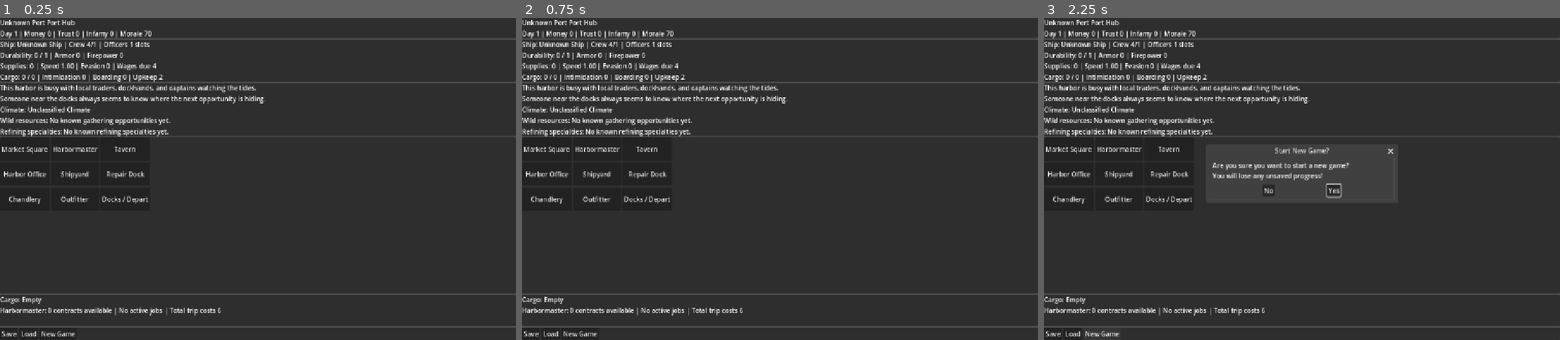
Above: before the commit, frames 1-3 (left to right).
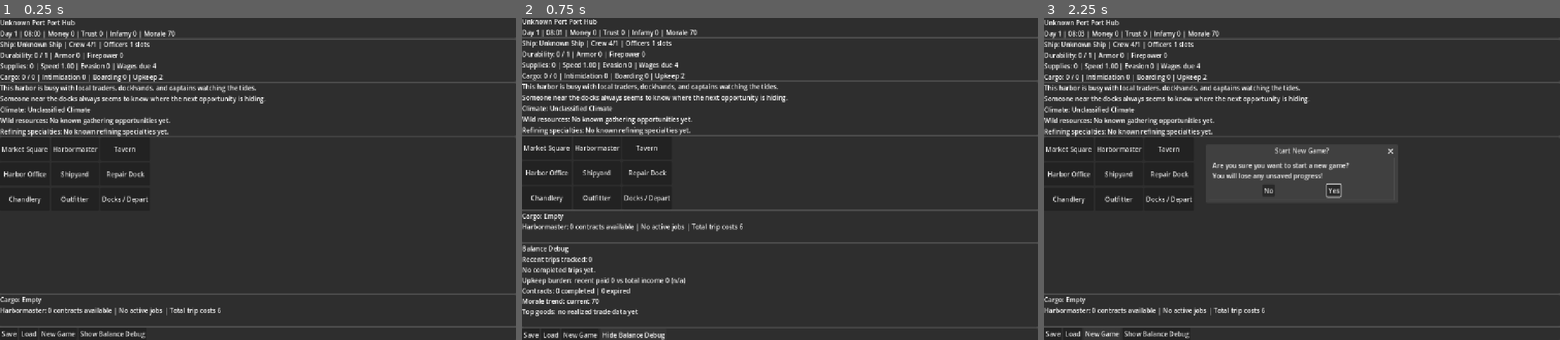
Above: after the commit, the same moments.

Repository: nwrowe/project-northwind
Game: Godot game, scene res://scenes/port/PortScreen.tscn
Same seed, same stepped clock (60 frames per second), same inputs: the game is played once before the commit and once after it. This scene is started directly instead of the project's main scene.
Inputs (mouse positions are in pixels of both pictures, inside the frame that each line leads up to):
- Up to frame 1 (0.25 s): no input
- Up to frame 2 (0.75 s): click (635, 333) at 0.5 s, where only the run after the commit has a clickable "Show Balance Debug"
- Up to frame 3 (2.25 s): click (1157, 333) at 1.25 s, where only the run after the commit has a clickable "Hide Balance Debug"; click "New Game" at 2 s

The runs differ from the first frame. In frame 1, 0.5% of the frame differs, in the area x 4-34%, y 3-100%; in frame 2, 10%, in the area x 0-100%, y 0-100%; in frame 3, 0.5%.

Commit message:
Add game clock and scrollable debug panel

Diff:
--- a/autoload/GameState.gd
+++ b/autoload/GameState.gd
@@ -1,4 +1,11 @@
 extends Node
+
+const RECENT_TRIP_LIMIT := 12
+const RECENT_MORALE_LIMIT := 24
+const GAME_SECONDS_PER_DAY := 86400.0
+const REAL_SECONDS_PER_GAME_DAY := 900.0
+const GAME_SECONDS_PER_REAL_SECOND := GAME_SECONDS_PER_DAY / REAL_SECONDS_PER_GAME_DAY
+const START_OF_DAY_SECONDS := 8.0 * 3600.0
 
 var current_port_id: String = ""
 var money: int = 0
@@ -22,6 +29,17 @@
 var office_member: bool = false
 var office_storage_by_port: Dictionary = {}
 var morale: int = 70
+var game_time_seconds: float = START_OF_DAY_SECONDS
+
+var recent_trip_reports: Array = []
+var morale_history: Array[int] = []
+var debug_contract_success_count: int = 0
+var debug_contract_expiry_count: int = 0
+var debug_contract_income_total: int = 0
+var debug_event_income_total: int = 0
+
+func _process(delta: float) -> void:
+	advance_game_time_seconds(delta * GAME_SECONDS_PER_REAL_SECOND)
 
 func new_game() -> void:
 	current_port_id = "aurelia"
@@ -45,6 +63,15 @@
 	office_member = false
 	office_storage_by_port = {}
 	morale = 70
+	game_time_seconds = START_OF_DAY_SECONDS
+	recent_trip_reports = []
+	morale_history = []
+	debug_contract_success_count = 0
+	debug_contract_expiry_count = 0
+	debug_contract_income_total = 0
+	debug_event_income_total = 0
+	_record_morale_snapshot()
+	_sync_day_count_from_time()
 
 func to_dict() -> Dictionary:
 	return {
@@ -68,6 +95,13 @@
 		"office_member": office_member,
 		"office_storage_by_port": office_storage_by_port,
 		"morale": morale,
+		"game_time_seconds": game_time_seconds,
+		"recent_trip_reports": recent_trip_reports,
+		"morale_history": morale_history,
+		"debug_contract_success_count": debug_contract_success_count,
+		"debug_contract_expiry_count": debug_contract_expiry_count,
+		"debug_contract_income_total": debug_contract_income_total,
+		"debug_event_income_total": debug_event_income_total,
 	}
 
 func load_from_dict(data: Dictionary) -> void:
@@ -92,6 +126,16 @@
 	office_member = bool(data.get("office_member", false))
 	office_storage_by_port = data.get("office_storage_by_port", {})
 	morale = int(data.get("morale", 70))
+	game_time_seconds = float(data.get("game_time_seconds", START_OF_DAY_SECONDS + max(0, day_count - 1) * GAME_SECONDS_PER_DAY))
+	recent_trip_reports = data.get("recent_trip_reports", [])
+	morale_history = Array(data.get("morale_history", []), TYPE_INT, "", null)
+	debug_contract_success_count = int(data.get("debug_contract_success_count", 0))
+	debug_contract_expiry_count = int(data.get("debug_contract_expiry_count", 0))
+	debug_contract_income_total = int(data.get("debug_contract_income_total", 0))
+	debug_event_income_total = int(data.get("debug_event_income_total", 0))
+	if morale_history.is_empty():
+		_record_morale_snapshot()
+	_sync_day_count_from_time()
 
 func _normalize_active_contracts(raw_contracts: Array) -> Array:
 	var normalized: Array = []
@@ -116,6 +160,32 @@
 				"delivery_bonus": int(entry.get("delivery_bonus", 0)),
 			})
 	return normalized
+
+func advance_game_time_seconds(seconds: float) -> void:
+	if seconds <= 0.0:
+		return
+	game_time_seconds += seconds
+	_sync_day_count_from_time()
+
+func advance_game_time_days(days: float) -> void:
+	if days <= 0.0:
+		return
+	advance_game_time_seconds(days * GAME_SECONDS_PER_DAY)
+
+func _sync_day_count_from_time() -> void:
+	day_count = 1 + int(floor(game_time_seconds / GAME_SECONDS_PER_DAY))
+
+func get_time_of_day_seconds() -> int:
+	return int(fposmod(game_time_seconds, GAME_SECONDS_PER_DAY))
+
+func get_clock_string() -> String:
+	var seconds_of_day: int = get_time_of_day_seconds()
+	var hours: int = int(seconds_of_day / 3600)
+	var minutes: int = int((seconds_of_day % 3600) / 60)
+	return "%02d:%02d" % [hours, minutes]
+
+func get_day_and_time_string() -> String:
+	return "Day %d | %s" % [day_count, get_clock_string()]
 
 func get_ship_def() -> Dictionary:
 	return GameData.get_ship(ship_id)
@@ -209,6 +279,7 @@
 	return get_crew_wages_due() + get_officer_wages_due() + get_ship_upkeep_due()
 func change_morale(delta: int) -> void:
 	morale = clamp(morale + delta, 0, 100)
+	_record_morale_snapshot()
 func process_trip_costs() -> Dictionary:
 	var crew_wages: int = get_crew_wages_due()
 	var officer_wages: int = get_officer_wages_due()
@@ -240,6 +311,105 @@
 	change_morale(-loss * 2)
 	return previous - crew_count
 
+func record_trip_report(report: Dictionary) -> void:
+	recent_trip_reports.append(report)
+	if recent_trip_reports.size() > RECENT_TRIP_LIMIT:
+		recent_trip_reports = recent_trip_reports.slice(recent_trip_reports.size() - RECENT_TRIP_LIMIT, recent_trip_reports.size())
+
+func record_contract_completed(payout_total: int) -> void:
+	debug_contract_success_count += 1
+	debug_contract_income_total += max(0, payout_total)
+
+func record_contract_expired() -> void:
+	debug_contract_expiry_count += 1
+
+func get_balance_debug_report() -> String:
+	var lines: Array[String] = []
+	var trip_count: int = recent_trip_reports.size()
+	lines.append("Recent trips tracked: %d" % trip_count)
+
+	if trip_count == 0:
+		lines.append("No completed trips yet.")
+	else:
+		var total_delta: int = 0
+		var total_upkeep_paid: int = 0
+		var total_morale_delta: int = 0
+		var best_delta: int = -999999
+		var worst_delta: int = 999999
+		var positive_trips: int = 0
+		for report in recent_trip_reports:
+			var money_delta: int = int(report.get("money_delta", 0))
+			total_delta += money_delta
+			total_upkeep_paid += int(report.get("upkeep_paid", 0))
+			total_morale_delta += int(report.get("morale_after", 0)) - int(report.get("morale_before", 0))
+			best_delta = max(best_delta, money_delta)
+			worst_delta = min(worst_delta, money_delta)
+			if money_delta >= 0:
+				positive_trips += 1
+		var last_trip: Dictionary = recent_trip_reports.back()
+		lines.append("Trip Δmoney avg %d | best %d | worst %d | positive %d/%d" % [int(round(float(total_delta) / float(trip_count))), best_delta, worst_delta, positive_trips, trip_count])
+		lines.append("Last trip: %s -> %s | Δmoney %d | upkeep paid %d" % [str(last_trip.get("from_port_name", "?")), str(last_trip.get("to_port_name", "?")), int(last_trip.get("money_delta", 0)), int(last_trip.get("upkeep_paid", 0))])
+		lines.append("Recent upkeep avg %d/trip | morale Δ avg %d/trip" % [int(round(float(total_upkeep_paid) / float(trip_count))), int(round(float(total_morale_delta) / float(trip_count)))])
+
+	var trade_sell_income: int = 0
+	var profit_by_good: Dictionary = {}
+	for entry in market_trade_log:
+		var entry_type: String = str(entry.get("type", ""))
+		var good_id: String = str(entry.get("good_id", ""))
+		var total_value: int = int(entry.get("price", 0)) * int(entry.get("quantity", 0))
+		if entry_type == "buy":
+			profit_by_good[good_id] = int(profit_by_good.get(good_id, 0)) - total_value
+		elif entry_type == "sell":
+			trade_sell_income += total_value
+			profit_by_good[good_id] = int(profit_by_good.get(good_id, 0)) + total_value
+
+	var total_income: int = trade_sell_income + debug_contract_income_total + debug_event_income_total
+	var upkeep_paid_total: int = 0
+	for report in recent_trip_reports:
+		upkeep_paid_total += int(report.get("upkeep_paid", 0))
+	var burden_text := "n/a"
+	if total_income > 0:
+		burden_text = "%d%%" % int(round((float(upkeep_paid_total) / float(total_income)) * 100.0))
+	lines.append("Upkeep burden: recent paid %d vs total income %d (%s)" % [upkeep_paid_total, total_income, burden_text])
+	lines.append("Contracts: %d completed | %d expired" % [debug_contract_success_count, debug_contract_expiry_count])
+
+	if morale_history.is_empty():
+		lines.append("Morale trend: current %d" % morale)
+	else:
+		var min_morale: int = morale_history[0]
+		var max_morale: int = morale_history[0]
+		var total_morale: int = 0
+		for morale_value in morale_history:
+			min_morale = min(min_morale, int(morale_value))
+			max_morale = max(max_morale, int(morale_value))
+			total_morale += int(morale_value)
+		lines.append("Morale trend: current %d | avg %d | min %d | max %d" % [morale, int(round(float(total_morale) / float(morale_history.size()))), min_morale, max_morale])
+
+	var good_entries: Array[Dictionary] = []
+	for good_id in profit_by_good.keys():
+		good_entries.append({"good_id": str(good_id), "profit": int(profit_by_good[good_id])})
+	good_entries.sort_custom(_sort_good_entries_desc)
+	if good_entries.is_empty():
+		lines.append("Top goods: no realized trade data yet")
+	else:
+		var parts: Array[String] = []
+		for i in range(min(3, good_entries.size())):
+			var good_entry: Dictionary = good_entries[i]
+			var good_name: String = str(GameData.get_good(str(good_entry.get("good_id", ""))).get("name", str(good_entry.get("good_id", ""))))
+			var profit: int = int(good_entry.get("profit", 0))
+			parts.append("%s %s%d" % [good_name, "+" if profit >= 0 else "", profit])
+		lines.append("Top goods: %s" % ", ".join(parts))
+
+	return "\n".join(lines)
+
+func _sort_good_entries_desc(a: Dictionary, b: Dictionary) -> bool:
+	return int(a.get("profit", 0)) > int(b.get("profit", 0))
+
+func _record_morale_snapshot() -> void:
+	morale_history.append(morale)
+	if morale_history.size() > RECENT_MORALE_LIMIT:
+		morale_history = morale_history.slice(morale_history.size() - RECENT_MORALE_LIMIT, morale_history.size())
+
 func has_upgrade(upgrade_id: String) -> bool:
 	return upgrade_id in owned_upgrades
 func apply_upgrade(upgrade_id: String) -> void:
@@ -284,7 +454,10 @@
 func apply_event_effects(effects: Dictionary) -> void:
 	ship_durability = max(0, ship_durability - int(effects.get("durability_loss", 0)))
 	supplies -= int(effects.get("supply_loss", 0))
-	money -= int(effects.get("money_loss", 0))
+	var money_loss: int = int(effects.get("money_loss", 0))
+	if money_loss < 0:
+		debug_event_income_total += abs(money_loss)
+	money -= money_loss
 	var crew_loss: int = int(effects.get("crew_loss", 0))
 	if crew_loss > 0:
 		apply_crew_loss(crew_loss)
--- a/scenes/port/PortScreen.tscn
+++ b/scenes/port/PortScreen.tscn
@@ -160,6 +160,29 @@
 text = ""
 autowrap_mode = 3
 
+[node name="BalanceDebugPanel" type="PanelContainer" parent="VBoxContainer"]
+visible = false
+layout_mode = 2
+
+[node name="VBoxContainer" type="VBoxContainer" parent="VBoxContainer/BalanceDebugPanel"]
+layout_mode = 2
+
+[node name="TitleLabel" type="Label" parent="VBoxContainer/BalanceDebugPanel/VBoxContainer"]
+layout_mode = 2
+text = "Balance Debug"
+
+[node name="ScrollContainer" type="ScrollContainer" parent="VBoxContainer/BalanceDebugPanel/VBoxContainer"]
+layout_mode = 2
+custom_minimum_size = Vector2(0, 180)
+size_flags_vertical = 3
+
+[node name="BalanceDebugLabel" type="Label" parent="VBoxContainer/BalanceDebugPanel/VBoxContainer/ScrollContainer"]
+layout_mode = 2
+size_flags_horizontal = 3
+size_flags_vertical = 3
+text = ""
+autowrap_mode = 3
+
 [node name="FooterPanel" type="PanelContainer" parent="VBoxContainer"]
 layout_mode = 2
 
@@ -177,6 +200,10 @@
 [node name="NewGameButton" type="Button" parent="VBoxContainer/FooterPanel/HBoxContainer"]
 layout_mode = 2
 text = "New Game"
+
+[node name="BalanceDebugButton" type="Button" parent="VBoxContainer/FooterPanel/HBoxContainer"]
+layout_mode = 2
+text = "Show Balance Debug"
 
 [node name="NewGameConfirmDialog" type="ConfirmationDialog" parent="."]
 title = "Start New Game?"
--- a/scripts/systems/TravelSystem.gd
+++ b/scripts/systems/TravelSystem.gd
@@ -31,17 +31,34 @@
 func _advance_trip(route: Dictionary, supply_cost: int) -> Dictionary:
 	var from_port_id: String = GameState.current_port_id
 	var from_port: Dictionary = GameData.get_port(from_port_id)
+	var start_money: int = GameState.money
+	var start_morale: int = GameState.morale
 
 	GameState.supplies -= supply_cost
 	var trip_costs: Dictionary = GameState.process_trip_costs()
-	GameState.day_count += int(route.get("distance", 1))
+	GameState.advance_game_time_days(float(route.get("distance", 1)))
 	GameState.current_port_id = str(route.get("to", GameState.current_port_id))
-
 	var destination_port_id: String = GameState.current_port_id
 	var destination: Dictionary = GameData.get_port(destination_port_id)
+
 	var event_payload: Dictionary = event_system.roll_event(float(route.get("risk", 0.0)))
 	var triggered: bool = bool(event_payload.get("triggered", false))
 	var contract_result: Dictionary = contract_system.resolve_contracts_on_arrival()
+
+	GameState.record_trip_report({
+		"day": GameState.day_count,
+		"route_id": str(route.get("id", "")),
+		"from_port_id": from_port_id,
+		"from_port_name": str(from_port.get("name", from_port_id)),
+		"to_port_id": destination_port_id,
+		"to_port_name": str(destination.get("name", destination_port_id)),
+		"money_before": start_money,
+		"money_after": GameState.money,
+		"money_delta": GameState.money - start_money,
+		"morale_before": start_morale,
+		"morale_after": GameState.morale,
+		"upkeep_paid": int(trip_costs.get("paid", 0)),
+	})
 
 	var arrival_summary: String = _build_arrival_summary(
 		from_port.get("name", from_port_id),
@@ -55,10 +72,7 @@
 
 	return {
 		"success": true,
-		"from_port_id": from_port_id,
-		"destination_port_id": destination_port_id,
-		"route_id": str(route.get("id", "")),
-		"route_distance": int(route.get("distance", 1)),
+		"destination_port_id": GameState.current_port_id,
 		"supply_cost": supply_cost,
 		"trip_costs": trip_costs,
 		"event_triggered": triggered,
--- a/scripts/ui/PortScreen.gd
+++ b/scripts/ui/PortScreen.gd
@@ -14,6 +14,7 @@
 }
 
 var save_slot_dialog
+var balance_debug_visible: bool = false
 
 @onready var port_name_label = $VBoxContainer/HeaderPanel/VBoxContainer/PortNameLabel
 @onready var day_money_label = $VBoxContainer/HeaderPanel/VBoxContainer/DayMoneyLabel
@@ -29,6 +30,9 @@
 @onready var cargo_summary_label = $VBoxContainer/SummaryPanel/VBoxContainer/CargoSummaryLabel
 @onready var contract_summary_label = $VBoxContainer/SummaryPanel/VBoxContainer/ContractSummaryLabel
 @onready var action_status_label = $VBoxContainer/SummaryPanel/VBoxContainer/ActionStatusLabel
+@onready var balance_debug_panel = $VBoxContainer/BalanceDebugPanel
+@onready var balance_debug_label = $VBoxContainer/BalanceDebugPanel/VBoxContainer/ScrollContainer/BalanceDebugLabel
+@onready var balance_debug_toggle_button = $VBoxContainer/FooterPanel/HBoxContainer/BalanceDebugButton
 @onready var new_game_confirm_dialog = $NewGameConfirmDialog
 
 func _ready() -> void:
@@ -44,6 +48,7 @@
 	$VBoxContainer/FooterPanel/HBoxContainer/SaveButton.pressed.connect(_on_save_pressed)
 	$VBoxContainer/FooterPanel/HBoxContainer/LoadButton.pressed.connect(_on_load_pressed)
 	$VBoxContainer/FooterPanel/HBoxContainer/NewGameButton.pressed.connect(_on_new_game_pressed)
+	$VBoxContainer/FooterPanel/HBoxContainer/BalanceDebugButton.pressed.connect(_on_balance_debug_pressed)
 	new_game_confirm_dialog.confirmed.connect(_on_new_game_confirmed)
 
 	save_slot_dialog = SAVE_SLOT_DIALOG_SCENE.instantiate()
@@ -51,18 +56,23 @@
 	save_slot_dialog.save_requested.connect(_on_save_slot_requested)
 	save_slot_dialog.load_requested.connect(_on_load_slot_requested)
 	save_slot_dialog.delete_requested.connect(_on_delete_slot_requested)
+	_sync_balance_debug_visibility()
 	refresh_ui()
 
 	if not GameState.pending_status_message.is_empty():
 		action_status_label.text = GameState.pending_status_message
 		GameState.pending_status_message = ""
 
+func _process(_delta: float) -> void:
+	_refresh_header_summary()
+	if balance_debug_visible:
+		balance_debug_label.text = GameState.get_balance_debug_report()
+
 func refresh_ui() -> void:
 	var port: Dictionary = GameData.get_port(GameState.current_port_id)
 	var ship: Dictionary = GameData.get_ship(GameState.ship_id)
 	var flavor: Dictionary = PORT_FLAVOR.get(GameState.current_port_id, {"overview": "This harbor is busy with local traders, dockhands, and captains watching the tides.", "npc": "Someone near the docks always seems to know where the next opportunity is hiding."})
 	port_name_label.text = "%s Port Hub" % port.get("name", "Unknown Port")
-	day_money_label.text = "Day %d | Money %d | Trust %d | Infamy %d | Morale %d" % [GameState.day_count, GameState.money, GameState.trust_rating, GameState.infamy_rating, GameState.morale]
 	ship_label.text = "Ship: %s | Crew %d/%d | Officers %d slots" % [ship.get("name", "Unknown Ship"), GameState.crew_count, GameState.get_effective_crew_capacity(), GameState.get_effective_officer_slots()]
 	durability_label.text = "Durability: %d / %d | Armor %d | Firepower %d" % [GameState.ship_durability, GameState.get_effective_max_durability(), GameState.get_effective_hull_armor(), GameState.get_effective_firepower()]
 	supplies_label.text = "Supplies: %d | Speed %.2f | Evasion %d | Wages due %d" % [GameState.supplies, GameState.get_effective_speed(), GameState.get_effective_evasion(), GameState.get_crew_wages_due() + GameState.get_officer_wages_due()]
@@ -74,6 +84,11 @@
 	refining_label.text = "Refining specialties: %s" % climate_system.get_refining_summary_for_current_port()
 	cargo_summary_label.text = "Cargo: %s" % ("Empty" if GameState.cargo.is_empty() else ", ".join(_cargo_parts()))
 	contract_summary_label.text = _build_contract_summary()
+	balance_debug_label.text = GameState.get_balance_debug_report()
+	_refresh_header_summary()
+
+func _refresh_header_summary() -> void:
+	day_money_label.text = "%s | Money %d | Trust %d | Infamy %d | Morale %d" % [GameState.get_day_and_time_string(), GameState.money, GameState.trust_rating, GameState.infamy_rating, GameState.morale]
 
 func _cargo_parts() -> Array[String]:
 	var parts: Array[String] = []
@@ -94,6 +109,16 @@
 	if nearest_deadline <= 1:
 		urgency = " | Deadline urgent"
 	return "Harbormaster: %d contracts available | %d active | %d ready now | Trip costs %d%s" % [available, active.size(), completable, GameState.get_total_upkeep_due(), urgency]
+
+func _sync_balance_debug_visibility() -> void:
+	balance_debug_panel.visible = balance_debug_visible
+	balance_debug_toggle_button.text = "Hide Balance Debug" if balance_debug_visible else "Show Balance Debug"
+
+func _on_balance_debug_pressed() -> void:
+	balance_debug_visible = not balance_debug_visible
+	_sync_balance_debug_visibility()
+	if balance_debug_visible:
+		balance_debug_label.text = GameState.get_balance_debug_report()
 
 func _on_market_pressed() -> void:
 	ScreenRouter.show_market_screen()
